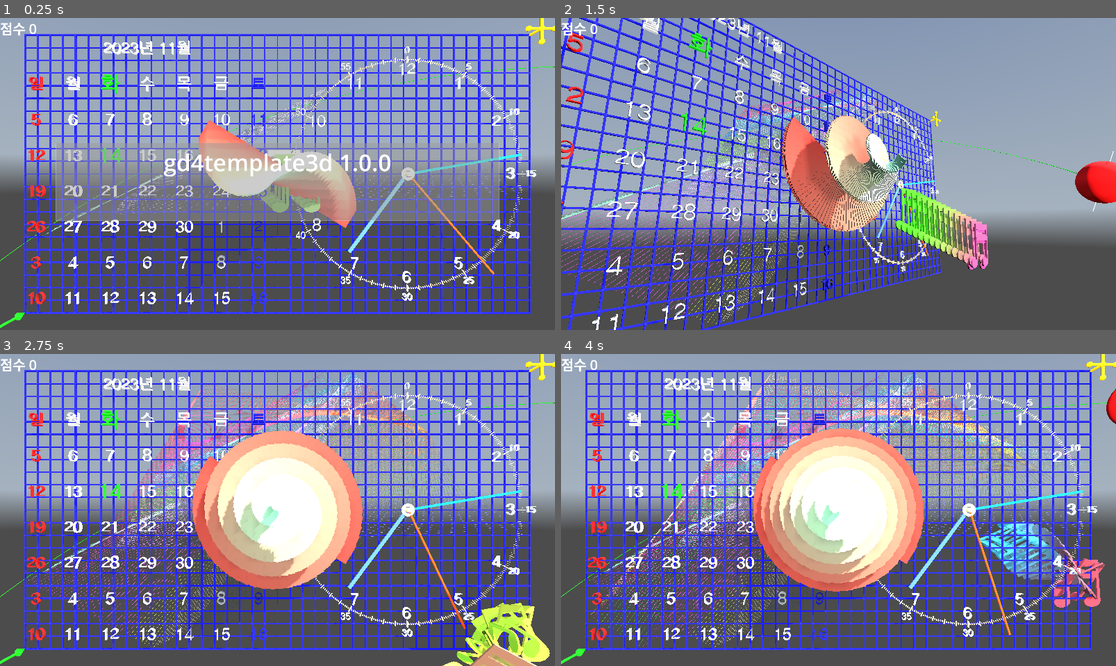
Above: before the commit, frames 1-4 (two rows, left to right).
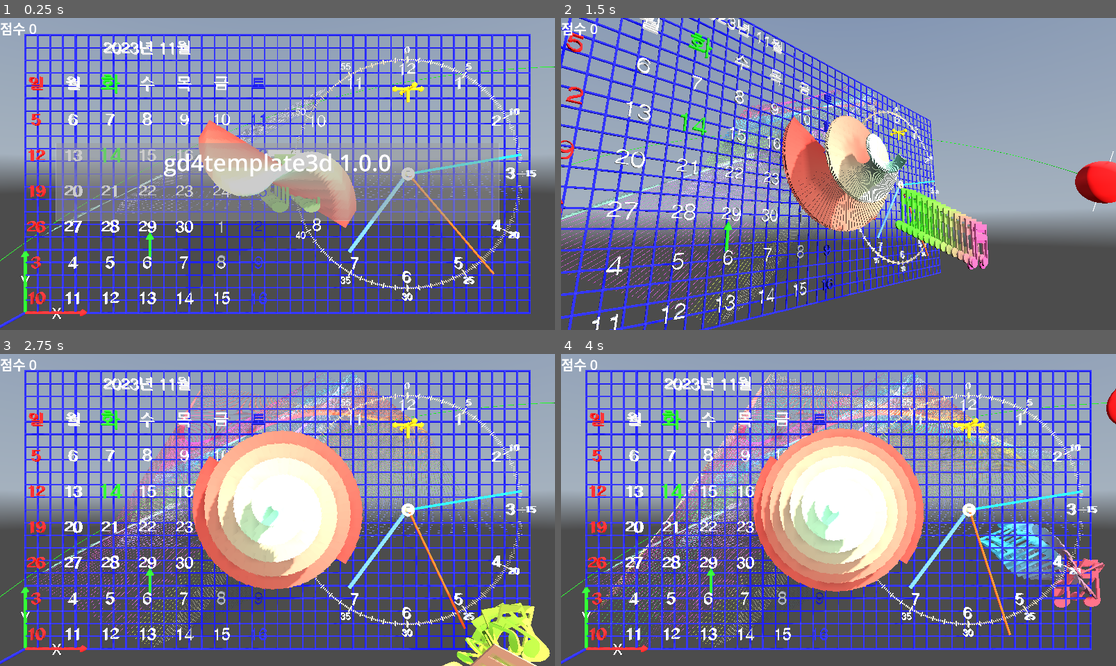
Above: after the commit, the same moments.

Repository: kasworld/gd4template3d
Game: Godot game, scene res://main.tscn
Same seed, same stepped clock (60 frames per second), same inputs: the game is played once before the commit and once after it. A sky picture missing from this copy of the repository is replaced by a grey-blue gradient.
Inputs (mouse positions are in pixels of both pictures, inside the frame that each line leads up to):
- Up to frame 1 (0.25 s): no input
- Up to frame 2 (1.5 s): tap Enter at 0.5, 0.6, 1.35 s; move the mouse to (960, 158) at 0.52 s; click (960, 158) at 0.67 s; move the mouse to (727, 189) at 1.27 s; click (727, 189) at 1.42 s
- Up to frame 3 (2.75 s): move the mouse to (333, 441) at 2.02 s; tap Enter at 2.1 s; click (333, 441) at 2.17 s
- Up to frame 4 (4 s): move the mouse to (810, 572) at 2.77 s; tap Enter at 2.85, 3.6 s; click (810, 572) at 2.92 s; move the mouse to (1005, 556) at 3.52 s; click (1005, 556) at 3.67 s

The runs differ from the first frame. In frame 1, 0.6% of the frame differs, in the area x 0-100%, y 0-100%; in frame 2, 0.1%; in frame 3, 0.7%; in frame 4, 0.7%.

Commit message:
add AxisArrow3D

Diff:
--- /dev/null
+++ b/axis_arrow3d/axis_arrow_3d.gd
@@ -0,0 +1,22 @@
+extends Node3D
+class_name AxisArrow3D
+
+func _ready() -> void:
+	$ArrowX.set_color(Color.RED)
+	$ArrowY.set_color(Color.GREEN)
+	$ArrowZ.set_color(Color.BLUE)
+
+func set_size(l :float) -> AxisArrow3D:
+	$ArrowX.set_size(l, l/50, l/20, 0.9)
+	$ArrowY.set_size(l, l/50, l/20, 0.9)
+	$ArrowZ.set_size(l, l/50, l/20, 0.9)
+	$ArrowX.position.x = l/2
+	$ArrowY.position.y = l/2
+	$ArrowZ.position.z = l/2
+	$LabelX.position.x = l/2
+	$LabelY.position.y = l/2
+	$LabelZ.position.z = l/2
+	$LabelX.font_size = l * 50
+	$LabelY.font_size = l * 50
+	$LabelZ.font_size = l * 50
+	return self
--- /dev/null
+++ b/axis_arrow3d/axis_arrow_3d.tscn
@@ -0,0 +1,30 @@
+[gd_scene load_steps=3 format=3 uid="uid://dl14flc0fkeyt"]
+
+[ext_resource type="Script" uid="uid://ddkt5j34od0lk" path="res://axis_arrow3d/axis_arrow_3d.gd" id="1_yfllo"]
+[ext_resource type="PackedScene" uid="uid://c8npqlgeyy3xa" path="res://arrow3d/arrow_3d.tscn" id="2_neuop"]
+
+[node name="AxisArrow3D" type="Node3D"]
+script = ExtResource("1_yfllo")
+
+[node name="ArrowX" parent="." instance=ExtResource("2_neuop")]
+transform = Transform3D(-4.371139e-08, 1, 0, -1, -4.371139e-08, 0, 0, 0, 1, 0, 0, 0)
+
+[node name="ArrowY" parent="." instance=ExtResource("2_neuop")]
+
+[node name="ArrowZ" parent="." instance=ExtResource("2_neuop")]
+transform = Transform3D(1, 0, 0, 0, -4.371139e-08, -1, 0, 1, -4.371139e-08, 0, 0, 0)
+
+[node name="LabelX" type="Label3D" parent="."]
+billboard = 1
+text = "X"
+font_size = 320
+
+[node name="LabelY" type="Label3D" parent="."]
+billboard = 1
+text = "Y"
+font_size = 320
+
+[node name="LabelZ" type="Label3D" parent="."]
+billboard = 1
+text = "Z"
+font_size = 320
--- a/main.gd
+++ b/main.gd
@@ -9,7 +9,7 @@
 	$"왼쪽패널".size = Vector2(vp_size.x/2 - 짧은길이/2, vp_size.y)
 	$오른쪽패널.size = Vector2(vp_size.x/2 - 짧은길이/2, vp_size.y)
 	$오른쪽패널.position = Vector2(vp_size.x/2 + 짧은길이/2, 0)
-
+	$AxisArrow3D.set_size(5)
 	set_walls()
 	reset_camera_pos()
 
@@ -60,15 +60,17 @@
 func arrow3d_demo() -> void:
 	var aw = preload("res://arrow3d/arrow_3d.tscn").instantiate(
 	).set_color(Color.GREEN).set_size(2,0.1,0.3)
-	aw.rotate_x(-PI/2)
-	aw.position.z = 1
+	#aw.rotate_x(-PI/2)
+	#aw.position.z = 1
+	aw.position = WorldSize/4
 	$DemoContainer.add_child(aw)
 
 func valvehandle_demo() -> void:
 	var vh = preload("res://valve_handle/valve_handle.tscn").instantiate(
 	).init(1,1)
-	vh.rotate_x(PI/2)
-	vh.position = Vector3(WorldSize.x,WorldSize.y,0)
+	#vh.rotate_x(PI/2)
+	#vh.position = Vector3(WorldSize.x,WorldSize.y,0)
+	vh.position = WorldSize *0.75
 	$DemoContainer.add_child(vh)
 
 func line2d_demo() -> void:
--- a/main.tscn
+++ b/main.tscn
@@ -1,7 +1,8 @@
-[gd_scene load_steps=9 format=3 uid="uid://c6maulcewyhy5"]
+[gd_scene load_steps=10 format=3 uid="uid://c6maulcewyhy5"]
 
 [ext_resource type="Script" uid="uid://bgj25qi5j8dgh" path="res://main.gd" id="1_ig7tw"]
 [ext_resource type="Environment" uid="uid://dq6rkclkoup3n" path="res://skymap/skymap.tres" id="3_h2yge"]
+[ext_resource type="PackedScene" uid="uid://dl14flc0fkeyt" path="res://axis_arrow3d/axis_arrow_3d.tscn" id="4_1bvp3"]
 [ext_resource type="PackedScene" uid="uid://c6cct2gj2a3im" path="res://timed_message/timed_message.tscn" id="5_lquwl"]
 
 [sub_resource type="Theme" id="Theme_h2yge"]
@@ -73,3 +74,5 @@
 environment = ExtResource("3_h2yge")
 
 [node name="DemoContainer" type="Node3D" parent="."]
+
+[node name="AxisArrow3D" parent="." instance=ExtResource("4_1bvp3")]
Not shown, added: axis_arrow3d/axis_arrow_3d.gd.uid
